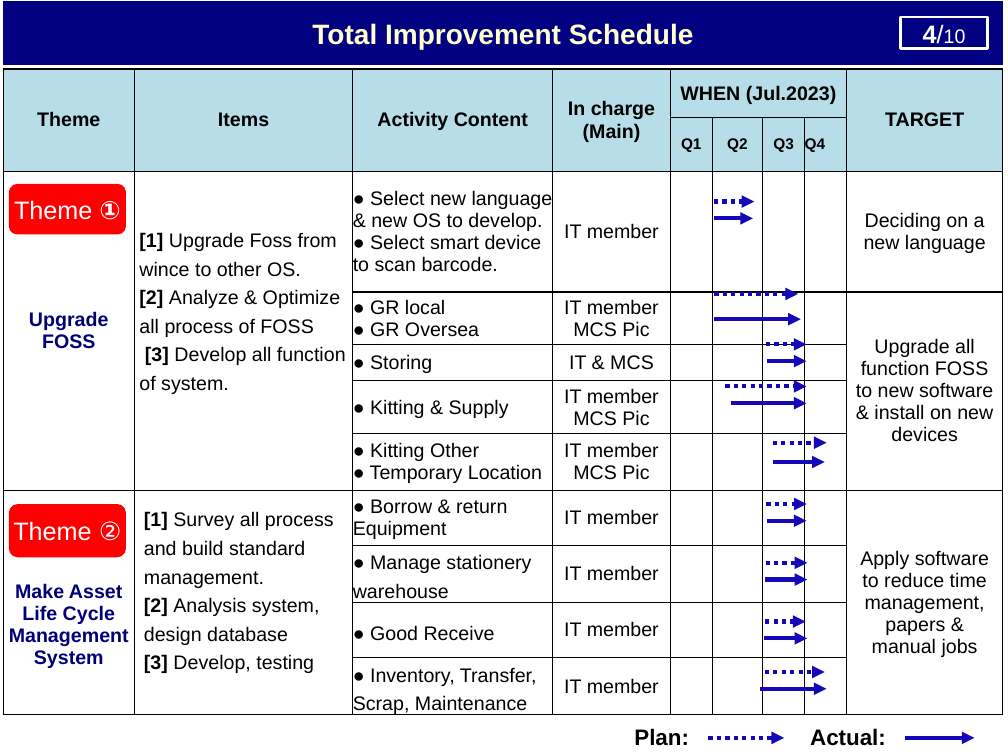
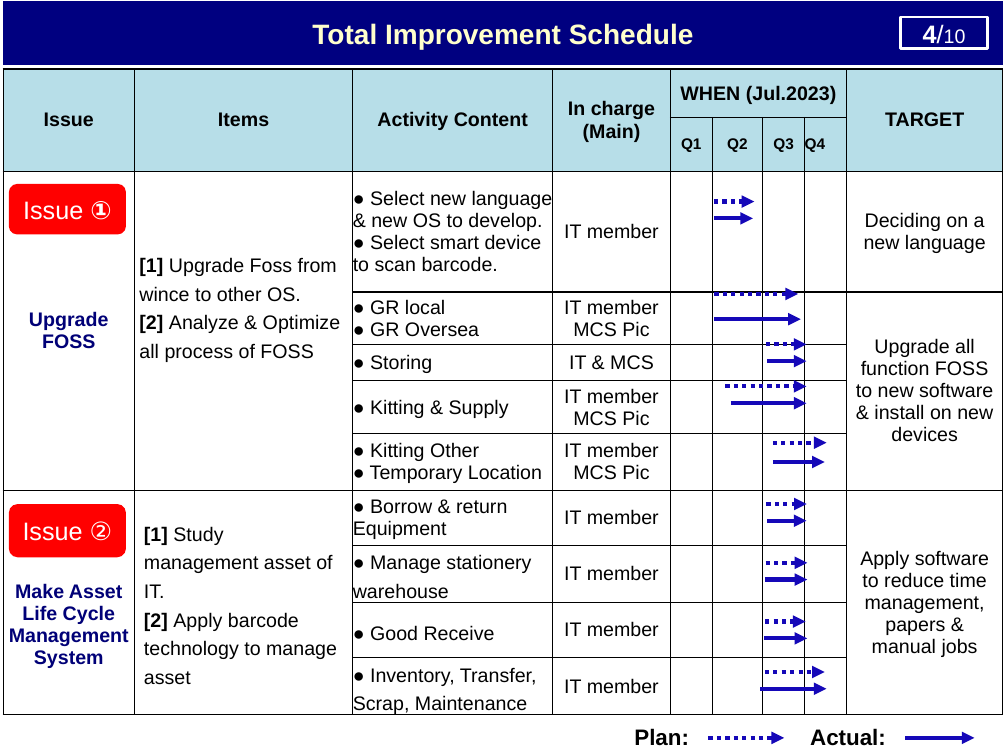
Before and after one commit to thietbicongnghevietnam/ReportPSNV, a slide deck: slide 5 of Report_test.pptx. Drawn at 1008x756 pixels with LibreOffice and Linux fonts; fonts in the diff are those of the drawing. Boxes give left, top, right and bottom in pixels: in the first picture for what was removed or moved away, otherwise in the second. Text is boxed around its words. In the diff, an @@ line names an element or a change of style, - is before the commit and + after.

Commit message:
07022204a

```diff
--- a/Report_test.pptx
+++ b/Report_test.pptx
@@ table at (3, 69, 1004, 719) @@
-row 1, column 1: Theme
+row 1, column 1: Issue
-row 3, column 2: [1] Upgrade Foss from wince to other OS. / [2] Analyze & Optimize all process of FOSS / [3] Develop all function of system.
+row 3, column 2: [1] Upgrade Foss from wince to other OS. / [2] Analyze & Optimize all process of FOSS
-row 8, column 2: [1] Survey all process and build standard management. / [2] Analysis system, design database / [3] Develop, testing
+row 8, column 2: [1] Study management asset of IT. / [2] Apply barcode technology to manage asset
@@ text in rounded rectangle at (23, 201, 111, 220): text changed @@
-Theme ①
+Issue ①
@@ text in rounded rectangle at (23, 521, 113, 541): text changed @@
-Theme ②
+Issue ②
```
Also in this commit, not shown: 8 other slides changed, 1 slide added.
